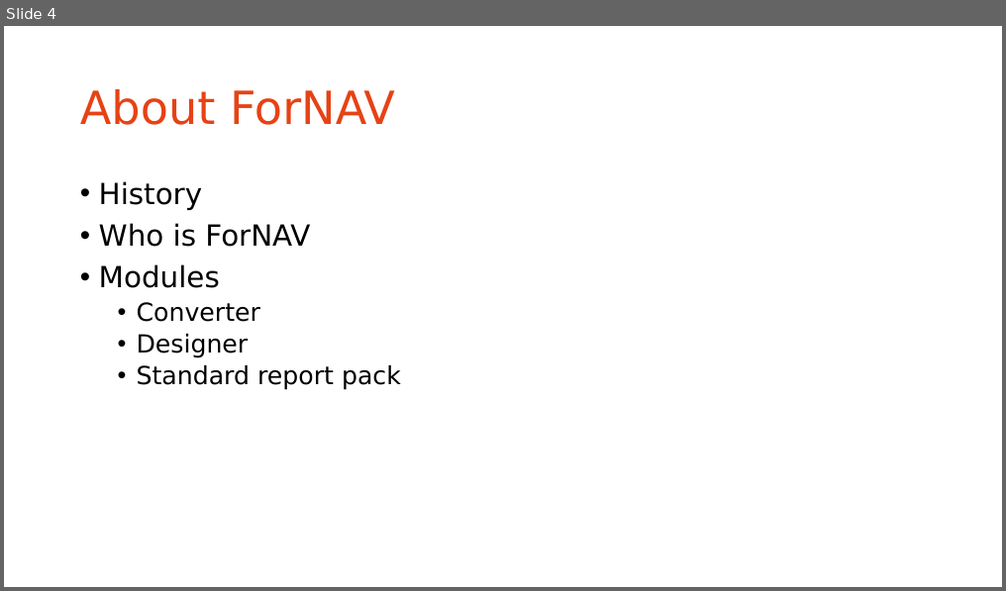
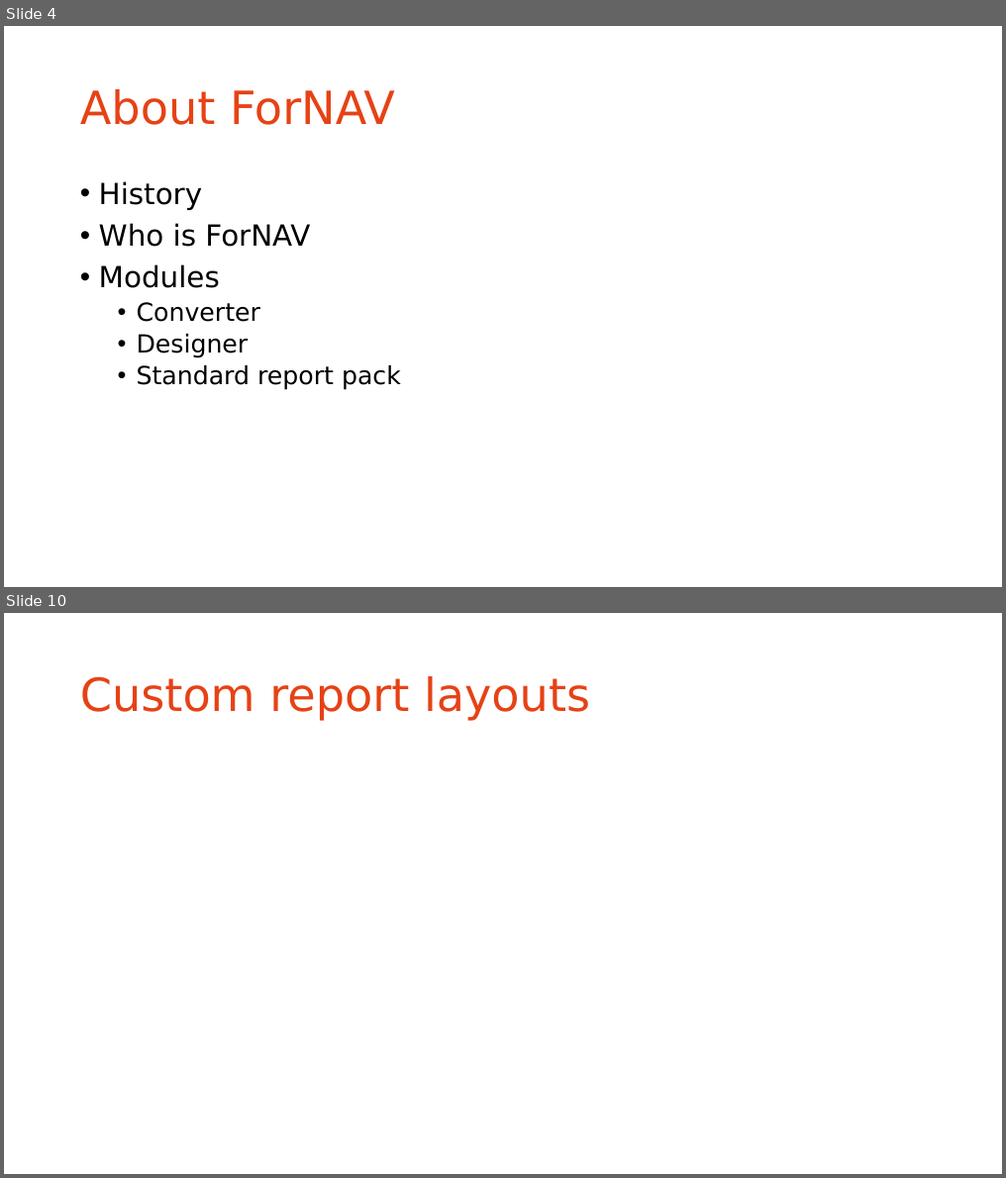
Before and after one commit to renebrummel/ForNAV.TrainingModules, a slide deck: Powerpoint/Webinar.pptx. Shown one above the other, each under a label of ours: slide 4 before the commit, slides 4 and 10 after it; the slides between them are not shown. The pictures are 1006x591 and 1006x1178 pixels, drawn with LibreOffice and Linux fonts; fonts in the diff are those of the drawing; background and template pictures are left out. Boxes give left, top, right and bottom in pixels: in the first picture for what was removed or moved away, otherwise in the second. Text is boxed around its words. In the diff, an @@ line names an element or a change of style, - is before the commit and + after.

```diff
--- a/Powerpoint/Webinar.pptx
+++ b/Powerpoint/Webinar.pptx
@@ slide 10 added at (x1=4, y1=613, x2=1002, y2=1174), background #FFFFFF @@
@@ title added at (x1=80, y1=676, x2=590, y2=721), 44 pt, text #E64215 @@
+Custom report layouts
```
Also in this commit, not shown: 16 other slides added, 1 slide removed, 2 other files.
